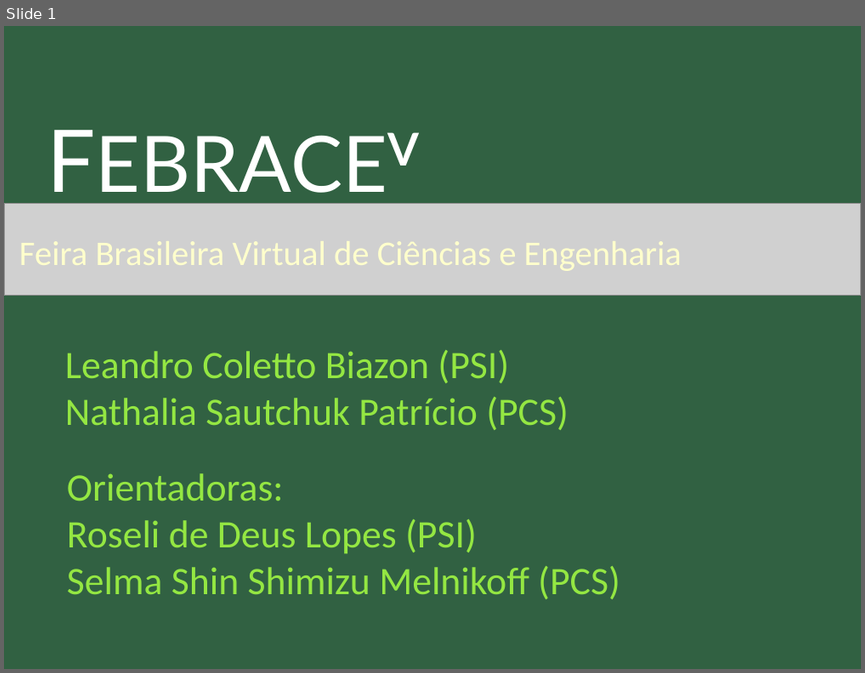
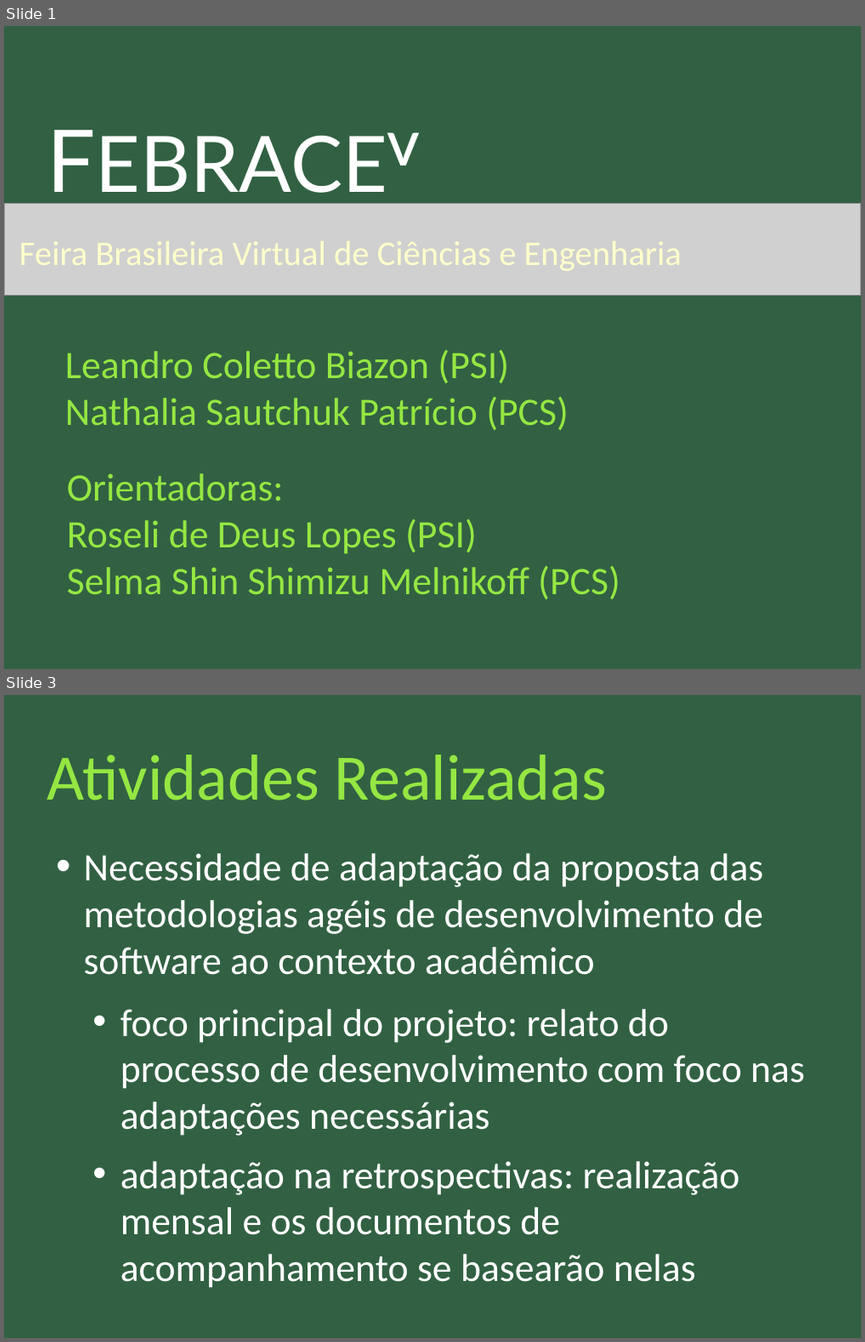
Before and after one commit to nathaliaspatricio/febracev, a slide deck: doc/atividade2/apresentação_2.odp. Shown one above the other, each under a label of ours: slide 1 before the commit, slides 1 and 3 after it; the slides between them are not shown. The pictures are 865x673 and 865x1342 pixels, drawn with LibreOffice and Linux fonts; fonts in the diff are those of the drawing; grey boxes stand for pictures. Boxes give left, top, right and bottom in pixels: in the first picture for what was removed or moved away, otherwise in the second. Text is boxed around its words. In the diff, an @@ line names an element or a change of style, - is before the commit and + after.

```diff
--- a/doc/atividade2/apresentação_2.odp
+++ b/doc/atividade2/apresentação_2.odp
@@ slide 3 added at box(4, 695, 861, 1338), background #316142 @@
@@ title added at box(46, 755, 607, 800), 60 pt, text #94E742 @@
+Atividades Realizadas
@@ text added at box(84, 853, 805, 1287), 36 pt, text #FFFFFF @@
+• Necessidade de adaptação da proposta das metodologias agéis de desenvolvimento de software ao contexto acadêmico
+  • foco principal do projeto: relato do processo de desenvolvimento com foco nas adaptações necessárias
+  • adaptação na retrospectivas: realização mensal e os documentos de acompanhamento se basearão nelas
```
Also in this commit, not shown: 1 slide changed, 6 other slides added, 7 slides removed, 1 other file.
